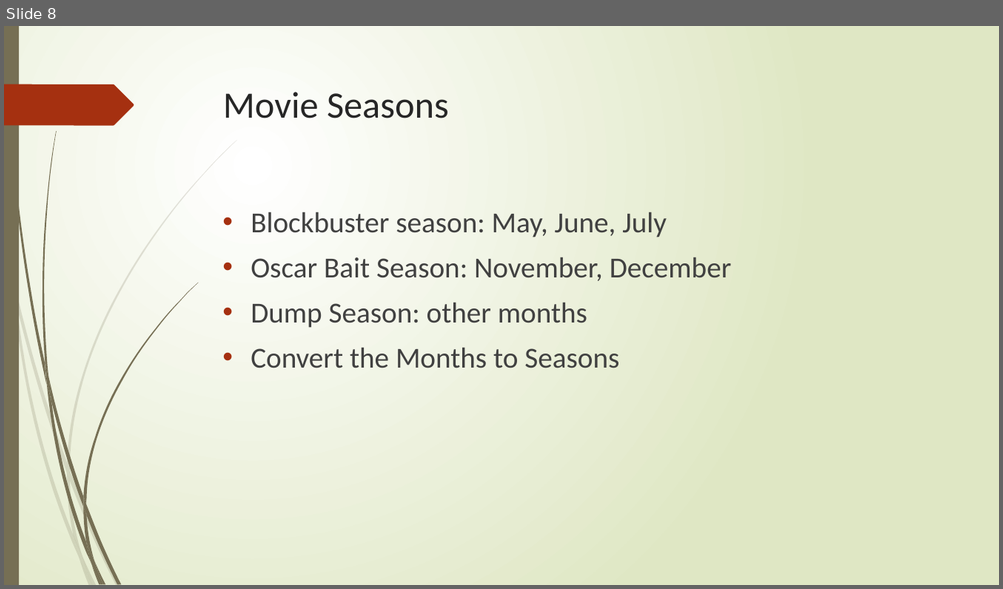
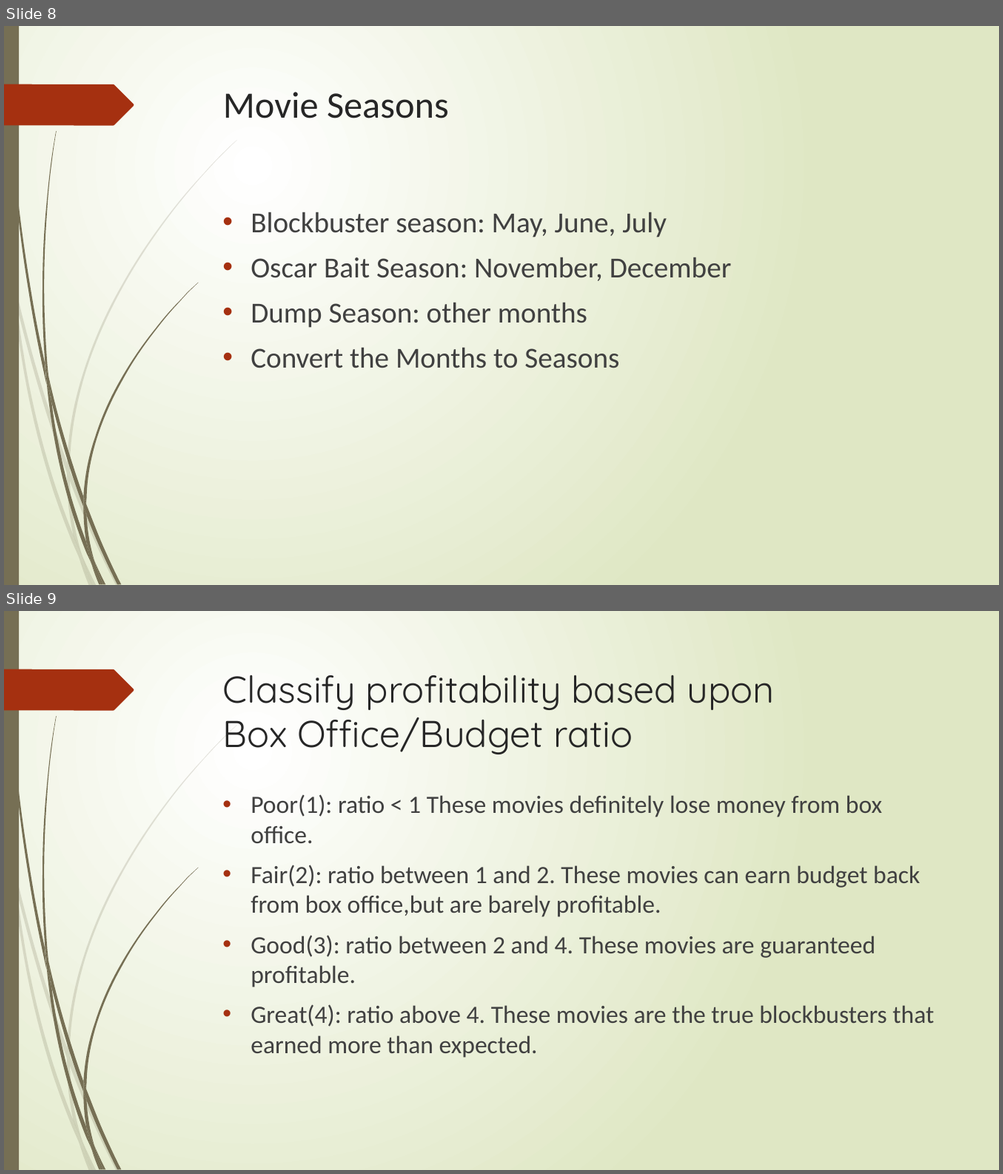
Before and after one commit to Prakshita/Machine-Learning-Project, a slide deck: Box Office Forecast.pptx. Shown one above the other, each under a label of ours: slide 8 before the commit, slides 8 and 9 after it. The pictures are 1003x589 and 1003x1174 pixels, drawn with LibreOffice and Linux fonts; fonts in the diff are those of the drawing. Boxes give left, top, right and bottom in pixels: in the first picture for what was removed or moved away, otherwise in the second. Text is boxed around its words. In the diff, an @@ line names an element or a change of style, - is before the commit and + after.

```diff
--- a/Box Office Forecast.pptx
+++ b/Box Office Forecast.pptx
@@ slide 9 added at bbox=[4, 611, 999, 1170], background gradient #FFFFFF to #DFE8C4; not listed: 24 template elements that a slide beside it also shows @@
@@ title added at bbox=[223, 675, 774, 755], 36 pt, text #262626 @@
+Classify profitability based upon
+Box Office/Budget ratio
@@ text added at bbox=[250, 795, 933, 1058], 24 pt, text #404040 @@
+• Poor(1): ratio < 1 These movies definitely lose money from box office.
+• Fair(2): ratio between 1 and 2. These movies can earn budget back from box office,but are barely profitable.
+• Good(3): ratio between 2 and 4. These movies are guaranteed profitable.
+• Great(4): ratio above 4. These movies are the true blockbusters that earned more than expected.
```
Also in this commit, not shown: 3 slides changed, 2 other slides added.
